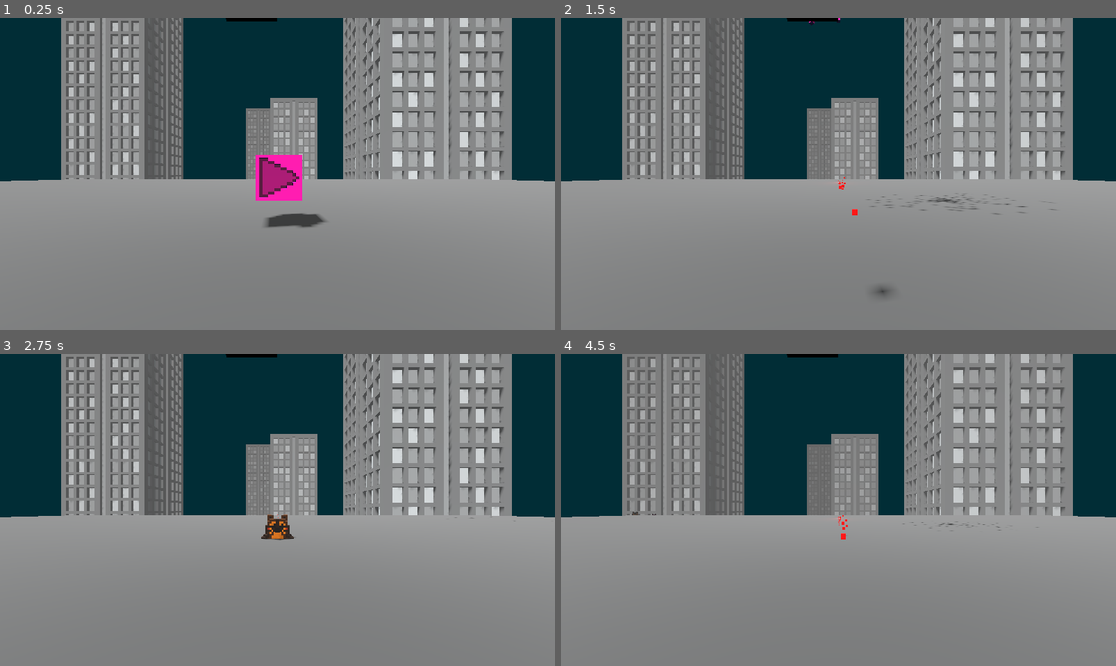
Above: before the commit, frames 1-4 (two rows, left to right).
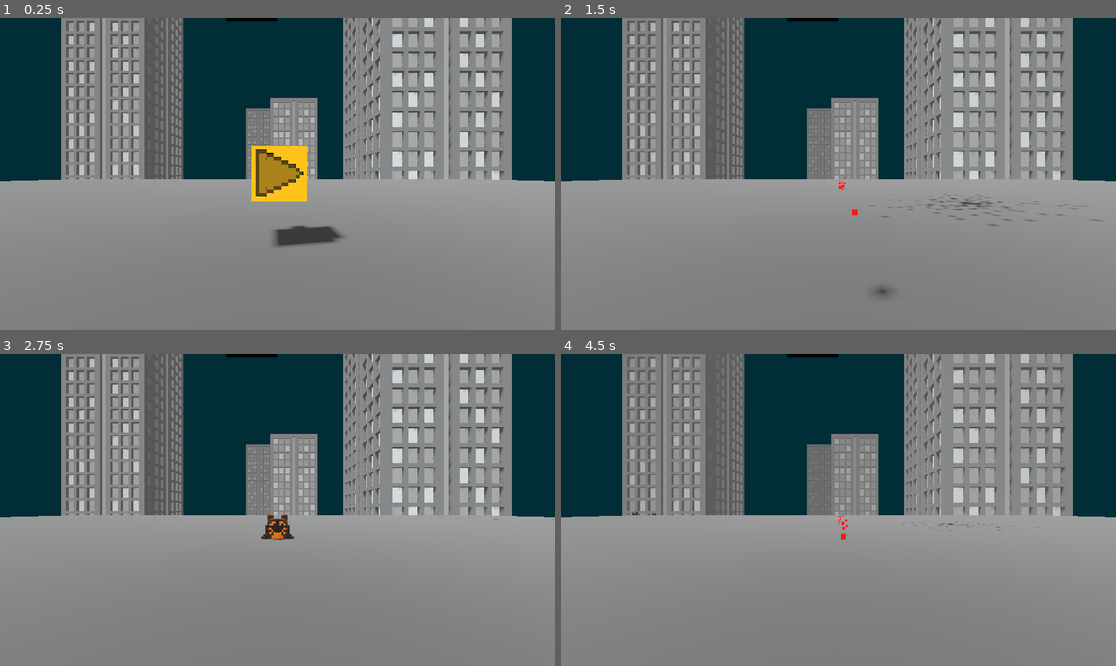
Above: after the commit, the same moments.

Repository: Majsek/Project_BC
Game: Godot game, scene res://scenes/world.tscn
Two runs of this game, one before a commit and one after it. Both use one fixed random seed, a clock stepped at 60 frames per second and the inputs below.
Inputs:
- Up to frame 1 (0.25 s): no input
- Up to frame 2 (1.5 s): tap Enter (ui_accept) at 0.5, 0.77 s; hold Up (ui_up) 0.53-1.28 s; hold Down (ui_down) from 1.28 s (still down)
- Up to frame 3 (2.75 s): tap Enter (ui_accept) at 1.52 s; release Down (ui_down) at 2.03 s; hold Up (ui_up) from 2.03 s (still down)
- Up to frame 4 (4.5 s): tap Enter (ui_accept) at 3.02, 3.77 s; release Up (ui_up) at 3.53 s; hold Down (ui_down) from 3.53 s (still down)

The runs differ from the first frame. In frame 1, 2.8% of the frame differs, in the area x 45-62%, y 40-74%; in frame 2, 0.3%; in frame 3, less than 0.1%; in frame 4, less than 0.1%.

Commit message:
+control_cube

Diff:
--- /dev/null
+++ b/scenes/control_cube.tscn
@@ -0,0 +1,24 @@
+[gd_scene load_steps=6 format=3 uid="uid://vd37jqwc1uth"]
+
+[ext_resource type="Script" path="res://scripts/control_cube.gd" id="1_3lf67"]
+[ext_resource type="ArrayMesh" uid="uid://b6gsnbei42q8" path="res://objects/cubes/play_cube.obj" id="2_7gmo6"]
+[ext_resource type="Texture2D" uid="uid://ckck2beflrki2" path="res://objects/cubes/play_cube.png" id="3_jxd8k"]
+
+[sub_resource type="BoxShape3D" id="BoxShape3D_88i1i"]
+size = Vector3(1, 1, 1.07)
+
+[sub_resource type="StandardMaterial3D" id="StandardMaterial3D_5nxhl"]
+albedo_texture = ExtResource("3_jxd8k")
+
+[node name="control_cube" type="StaticBody3D"]
+transform = Transform3D(0.25, 0, 0, 0, 0.25, 0, 0, 0, 0.25, 0, 0, 0)
+collision_layer = 3
+script = ExtResource("1_3lf67")
+
+[node name="CollisionShape3D" type="CollisionShape3D" parent="."]
+transform = Transform3D(1.5, 0, 0, 0, 1.5, 0, 0, 0, 1.5, 0.05, -0.05, 0)
+shape = SubResource("BoxShape3D_88i1i")
+
+[node name="MeshInstance3D" type="MeshInstance3D" parent="."]
+mesh = ExtResource("2_7gmo6")
+surface_material_override/0 = SubResource("StandardMaterial3D_5nxhl")
--- a/scenes/world.tscn
+++ b/scenes/world.tscn
@@ -1,12 +1,11 @@
-[gd_scene load_steps=19 format=3 uid="uid://dl7g3g38rg3gv"]
+[gd_scene load_steps=16 format=3 uid="uid://dl7g3g38rg3gv"]
 
 [ext_resource type="Script" path="res://scripts/world.gd" id="1_q1cpw"]
+[ext_resource type="Script" path="res://scripts/floor.gd" id="2_poosd"]
 [ext_resource type="PackedScene" uid="uid://c3donwdgn1s38" path="res://scenes/player.tscn" id="2_q6nst"]
 [ext_resource type="PackedScene" uid="uid://crves8cf8ukat" path="res://scenes/enemy.tscn" id="3_fpd47"]
 [ext_resource type="ArrayMesh" uid="uid://qyjx0rspamqq" path="res://objects/buildings/skyscraper1.obj" id="4_8dpod"]
-[ext_resource type="Script" path="res://scripts/enemy.gd" id="5_iybog"]
-[ext_resource type="ArrayMesh" uid="uid://b6gsnbei42q8" path="res://objects/cubes/play_cube.obj" id="6_7lwx6"]
-[ext_resource type="Texture2D" uid="uid://ckck2beflrki2" path="res://objects/cubes/play_cube.png" id="7_2mood"]
+[ext_resource type="PackedScene" uid="uid://vd37jqwc1uth" path="res://scenes/control_cube.tscn" id="4_58r8i"]
 
 [sub_resource type="StandardMaterial3D" id="StandardMaterial3D_cd5c2"]
 albedo_color = Color(0.27451, 0.27451, 0.27451, 1)
@@ -53,12 +52,6 @@
 "volumetric_fog_density": SubResource("Animation_enbhm")
 }
 
-[sub_resource type="BoxShape3D" id="BoxShape3D_88i1i"]
-size = Vector3(1, 1, 1.07)
-
-[sub_resource type="StandardMaterial3D" id="StandardMaterial3D_5nxhl"]
-albedo_texture = ExtResource("7_2mood")
-
 [sub_resource type="Curve3D" id="Curve3D_hixw0"]
 _data = {
 "points": PackedVector3Array(0, 0, 0, 0, 0, 0, -20, 0, -20, 0, 0, 0, 0, 0, 0, 20, 0, -20, 0, 0, 0, 0, 0, 0, 20, 0, 20, 0, 0, 0, 0, 0, 0, -20, 0, 20, 0, 0, 0, 0, 0, 0, -20, 0, -20),
@@ -71,6 +64,7 @@
 
 [node name="floor" type="StaticBody3D" parent="."]
 transform = Transform3D(20, 0, 0, 0, 20, 0, 0, 0, 20, 0, 0, 0)
+script = ExtResource("2_poosd")
 
 [node name="MeshInstance3D" type="MeshInstance3D" parent="floor"]
 mesh = SubResource("PlaneMesh_klbkj")
@@ -111,22 +105,9 @@
 "": SubResource("AnimationLibrary_8xe5m")
 }
 
-[node name="start_cube" type="CharacterBody3D" parent="."]
-transform = Transform3D(0.295, 0, 0, 0, 0.295, 0, 0, 0, 0.295, 0, 0.5, -2.154)
-collision_layer = 2
-motion_mode = 1
-script = ExtResource("5_iybog")
-initial_lives_ = 100
-lives_ = 100
-is_start_cube_ = true
-
-[node name="CollisionShape3D" type="CollisionShape3D" parent="start_cube"]
-transform = Transform3D(1.5, 0, 0, 0, 1.5, 0, 0, 0, 1.5, 0.05, -0.0467187, 0)
-shape = SubResource("BoxShape3D_88i1i")
-
-[node name="MeshInstance3D" type="MeshInstance3D" parent="start_cube"]
-mesh = ExtResource("6_7lwx6")
-surface_material_override/0 = SubResource("StandardMaterial3D_5nxhl")
+[node name="start_cube" parent="." instance=ExtResource("4_58r8i")]
+transform = Transform3D(0.25, 0, 0, 0, 0.25, 0, 0, 0, 0.25, 0, 0.538361, -1.55081)
+class_ = &"start_cube"
 
 [node name="Path3D" type="Path3D" parent="."]
 curve = SubResource("Curve3D_hixw0")
--- /dev/null
+++ b/scripts/control_cube.gd
@@ -0,0 +1,66 @@
+extends StaticBody3D
+
+@onready var main_ : Node = get_parent()
+@onready var player_ : Node = main_.player_
+
+@export var initial_lives_ : int = 100
+@export var lives_ : int
+const HIT_PARTICLE = preload("res://scenes/hit_particle.tscn")
+
+@export var class_ : StringName
+var initial_color_ : Color
+var color_ : Color:
+	set(value):
+		if value.s < 0.4:
+			value.s = 0.4
+		#print(value.s)
+		color_ = value
+		$MeshInstance3D.get_surface_override_material(0).set_albedo(color_)
+
+func _ready():
+	initial_color_ = Color.from_hsv(randf_range(0,1), 1.0, 1.0, 1.0)
+	#initial_color_ = Color.from_hsv(0, 1.0, 1.0, 1.0)
+	color_ = initial_color_
+	lives_ = initial_lives_
+
+#func spawnAnim():
+	#%AnimationPlayer.play("enemy_spawn")
+	#pass
+func who() -> String:
+	return "shotable"
+
+func hit_by_projectile(projectile_color :Color, projectile_pos :Vector3) -> void:
+	var delta_color1 = abs(projectile_color.h - color_.h)
+	var delta_color2 = abs((projectile_color.h+1) - color_.h)
+	var dmg :int
+
+	if (delta_color1 < 0.2) or (delta_color2  < 0.2):
+		dmg = 200
+		#print("perfect")
+	elif (delta_color1 < 0.10) or (delta_color2  < 0.10):
+		dmg = 150
+	elif (delta_color1 < 0.30) or (delta_color2  < 0.30):
+		dmg = 20
+	elif (delta_color1 < 0.50) or (delta_color2  < 0.50):
+		dmg = 3
+	else:
+		dmg = 1
+
+	lives_ -= dmg
+	color_ = Color.from_hsv(color_.h,lives_/100.0,color_.v,color_.a)
+	if lives_ <= 0:
+		destroy(dmg)
+	else:
+		var hit_particle : Node = HIT_PARTICLE.instantiate()
+		hit_particle.init(dmg, initial_color_, projectile_pos)
+		main_.add_child(hit_particle)
+
+func destroy(dmg) -> void:
+	var hit_particle : Node = HIT_PARTICLE.instantiate()
+	hit_particle.init(dmg, initial_color_, position)
+	main_.add_child(hit_particle)
+
+	match class_:
+		"start_cube":
+			main_.start_game()
+			self.queue_free()
--- a/scripts/enemy.gd
+++ b/scripts/enemy.gd
@@ -74,7 +74,7 @@
 	move_and_slide()
 
 func who() -> String:
-	return "enemy"
+	return "shotable"
 
 func hit_by_projectile(projectile_color :Color, projectile_pos :Vector3) -> void:
 	var delta_color1 = abs(projectile_color.h - color_.h)
--- /dev/null
+++ b/scripts/floor.gd
@@ -0,0 +1,4 @@
+extends StaticBody3D
+
+func who() -> String:
+	return "floor"
--- a/scripts/projectile.gd
+++ b/scripts/projectile.gd
@@ -35,11 +35,9 @@
 	await get_tree().create_timer(0.1).timeout
 	decrease_light()
 
-#contact with enemy
+#contact with shotable
 func _on_body_entered(body : Node) -> void:
-	if body is CharacterBody3D:
-		if body.who() == "enemy":
-#TEST
-#			if (abs(color_.h - body.color_.h) < 0.10) or (abs((color_.h+1) - body.color_.h)  < 0.10):
+	if body is CharacterBody3D or StaticBody3D:
+		if body.who() == "shotable":
 			body.hit_by_projectile(color_, position)
 			self.queue_free()
